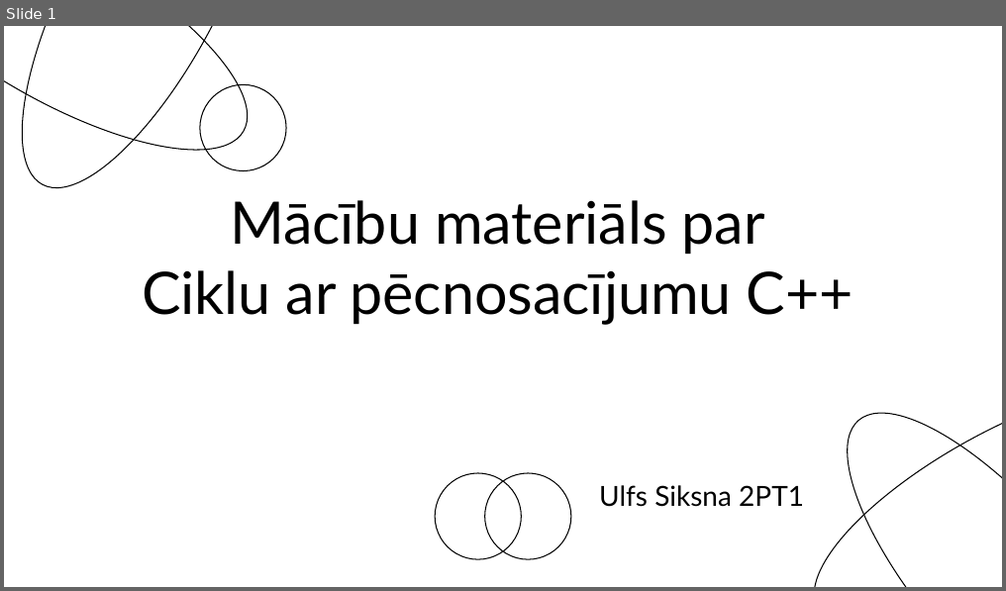
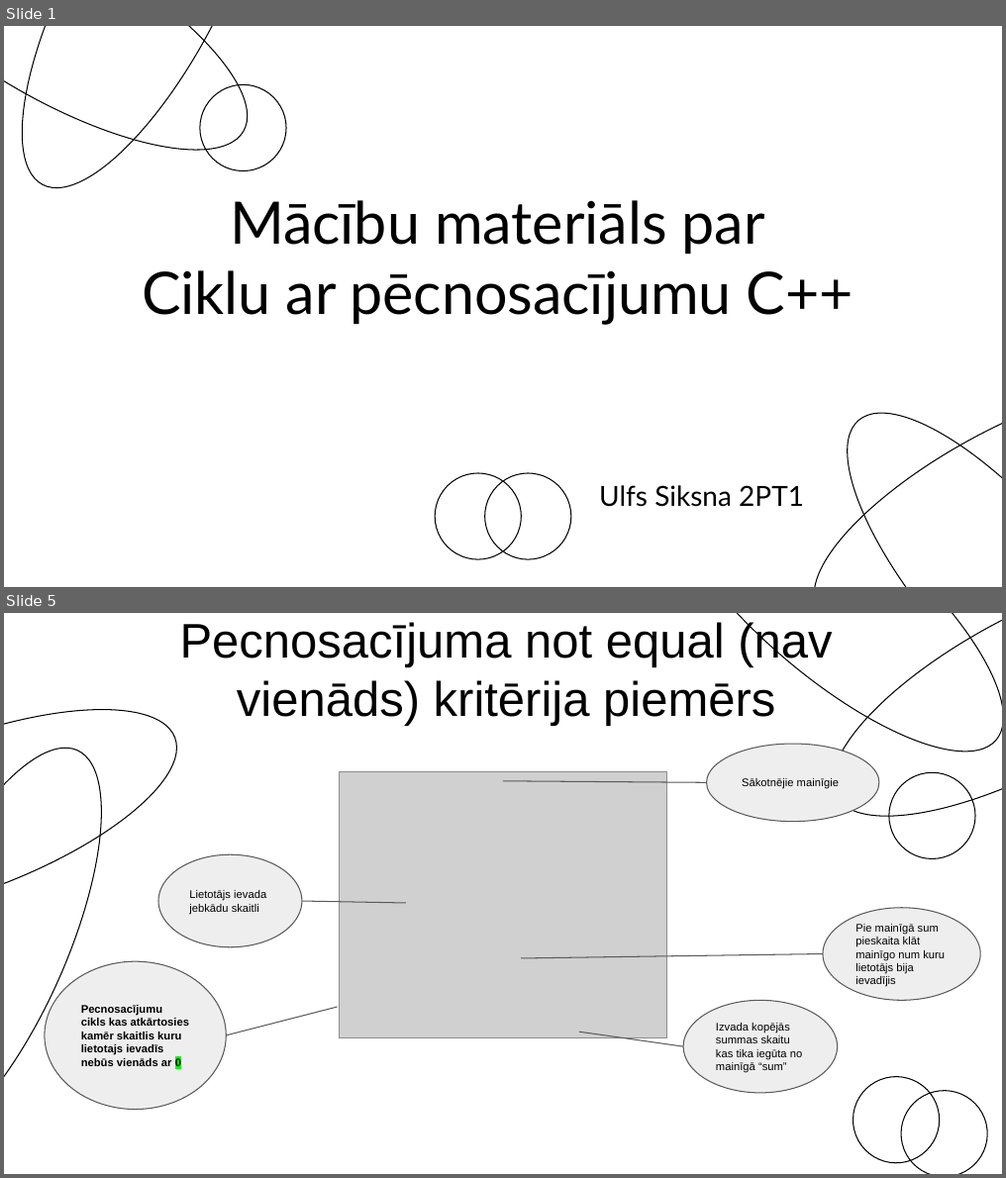
Before and after one commit to Siksna/2PT1_Eksamens, a slide deck: Pecnosacījumu_MācībuMaterials.pptx. Shown one above the other, each under a label of ours: slide 1 before the commit, slides 1 and 5 after it; the slides between them are not shown. The pictures are 1006x591 and 1006x1178 pixels, drawn with LibreOffice and Linux fonts; fonts in the diff are those of the drawing; grey boxes stand for pictures. Boxes give left, top, right and bottom in pixels: in the first picture for what was removed or moved away, otherwise in the second. Text is boxed around its words. In the diff, an @@ line names an element or a change of style, - is before the commit and + after.

```diff
--- a/Pecnosacījumu_MācībuMaterials.pptx
+++ b/Pecnosacījumu_MācībuMaterials.pptx
@@ slide 5 added at box(4, 613, 1002, 1174), background #FFFFFF @@
@@ title added at box(180, 620, 832, 726), 35 pt, text #000000 @@
+Pecnosacījuma not equal (nav vienāds) kritērija piemērs
@@ ellipse added at box(616, 613, 1002, 798), outline #000000 0.75 pt @@
@@ ellipse added at box(799, 613, 1002, 863), outline #000000 0.75 pt @@
@@ ellipse added at box(4, 666, 202, 963), outline #000000 0.75 pt @@
@@ ellipse added at box(4, 720, 147, 1174), outline #000000 0.75 pt @@
@@ ellipse added at box(707, 744, 879, 822), fill #EEEEEE, outline #595959 0.75 pt, 8 pt, text #000000 @@
+Sākotnējie mainīgie
@@ picture added at box(339, 771, 666, 1039) @@
@@ line added from (503, 780) to (707, 782), #595959 0.75 pt @@
@@ ellipse added at box(889, 772, 975, 859), outline #000000 0.75 pt @@
@@ ellipse added at box(158, 855, 302, 948), fill #EEEEEE, outline #595959 0.75 pt, 8 pt, text #000000 @@
+Lietotājs ievada jebkādu skaitli
@@ line added from (406, 903) to (302, 901), #595959 0.75 pt @@
@@ ellipse added at box(823, 907, 980, 1000), fill #EEEEEE, outline #595959 0.75 pt, 8 pt, text #000000 @@
+Pie mainīgā sum pieskaita klāt mainīgo num kuru lietotājs bija ievadījis
@@ ellipse added at box(45, 961, 227, 1109), fill #EEEEEE, outline #595959 0.75 pt, 8 pt, text #000000, bold @@
+Pecnosacījumu cikls kas atkārtosies kamēr skaitlis kuru lietotajs ievadīs nebūs vienāds ar 0
@@ line added from (521, 959) to (823, 955), #595959 0.75 pt @@
@@ line added from (338, 1007) to (227, 1035), #595959 0.75 pt @@
@@ ellipse added at box(683, 1000, 838, 1093), fill #EEEEEE, outline #595959 0.75 pt, 8 pt, text #000000 @@
+Izvada kopējās summas skaitu kas tika iegūta no mainīgā “sum”
@@ line added from (579, 1032) to (683, 1047), #595959 0.75 pt @@
@@ ellipse added at box(843, 1066, 949, 1173), outline #000000 0.75 pt @@
@@ ellipse added at box(891, 1080, 997, 1174), outline #000000 0.75 pt @@
```
Also in this commit, not shown: 3 slides changed, 6 other slides added, 4 slides removed.
